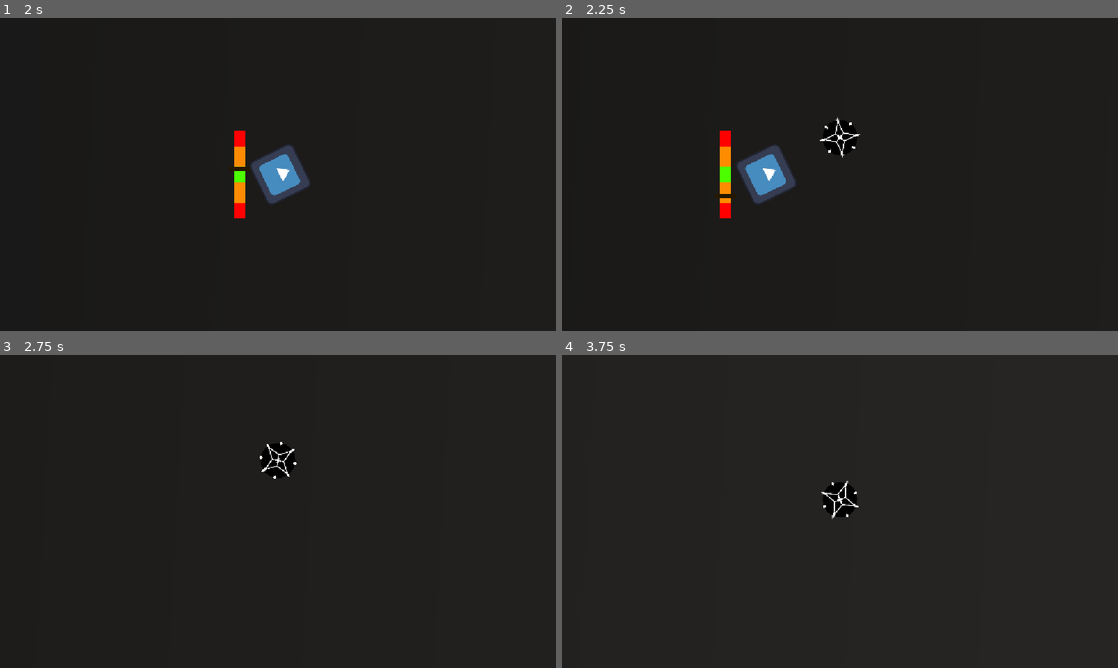
Above: before the commit, frames 1-4 (two rows, left to right).
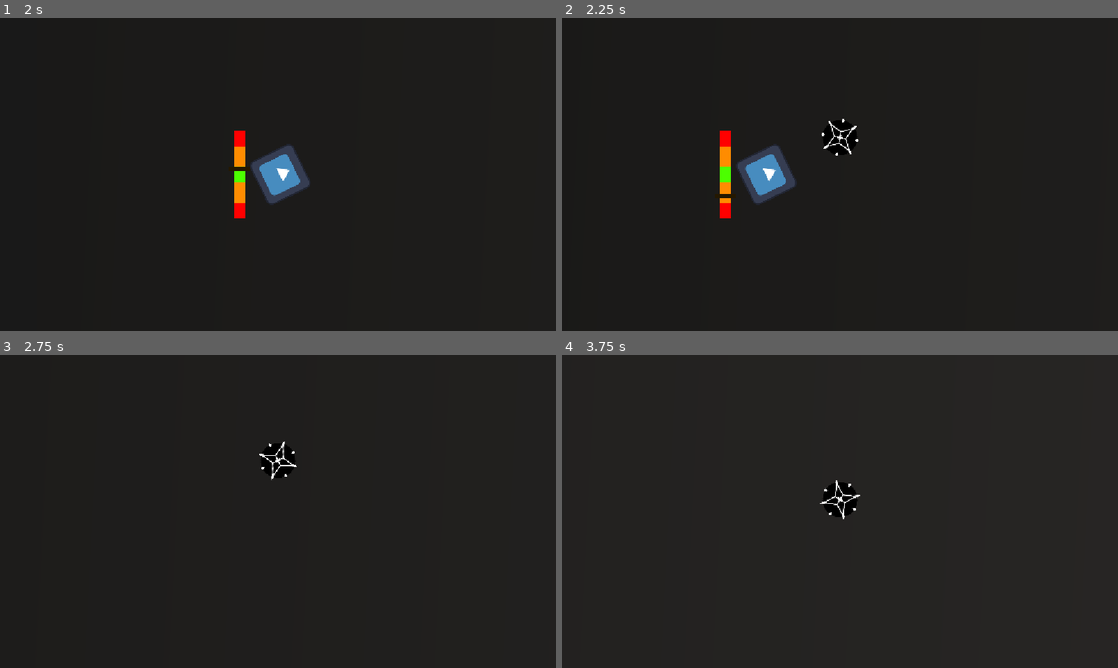
Above: after the commit, the same moments.

Repository: ryder-james/AVerySeriousGameJam
Game: Godot game, scene res://map.tscn
Same seed, same stepped clock (60 frames per second), same inputs: the game is played once before the commit and once after it. The engine's default icon, where the game draws it, is replaced by a stand-in: a white triangle on a blue panel in a dark square.
Inputs:
- Up to frame 1 (2 s): hold A (ccw) 0.53-1.28 s; tap D (cw) at 1.35 s
- Up to frame 2 (2.25 s): tap Enter at 2 s; tap Space (launch) at 2.1 s
- Up to frame 3 (2.75 s): no input
- Up to frame 4 (3.75 s): tap A (ccw) at 2.85 s; hold D (cw) from 3.53 s (still down)

Frame 1 is identical in both runs. In frame 2, 0.2% of the frame differs, in the area x 46-54%, y 31-45%; in frame 3, 0.2%; in frame 4, 0.3%, in the area x 46-54%, y 40-53%.

Commit message:
Improve beyblade rotation

Diff:
--- a/beyblade/beyblade.gd
+++ b/beyblade/beyblade.gd
@@ -1,7 +1,8 @@
 extends RigidBody2D
 
 
-@export var max_speed: float = 1000.0
+@export var max_speed: float = 3000.0
+@export var rotation_speed: float = 1500.0
 
 var speed: float = 0.0
 
@@ -17,4 +18,6 @@
 
 
 func _process(delta: float) -> void:
-	_visual.rotation = wrapf(linear_velocity.length() * 5 * -delta, -PI, PI)
+	var scaled_speed: float = linear_velocity.length() / max_speed
+	var vis_rotation: float = -scaled_speed * PI * 2 * rotation_speed * delta
+	_visual.rotation = wrapf(vis_rotation, -PI, PI)
--- a/beyblade/beyblade.tscn
+++ b/beyblade/beyblade.tscn
@@ -16,7 +16,6 @@
 lock_rotation = true
 continuous_cd = 2
 script = ExtResource("1_e03yv")
-max_speed = 3000.0
 
 [node name="Visual" type="Sprite2D" parent="." unique_id=1297228985]
 unique_name_in_owner = true
